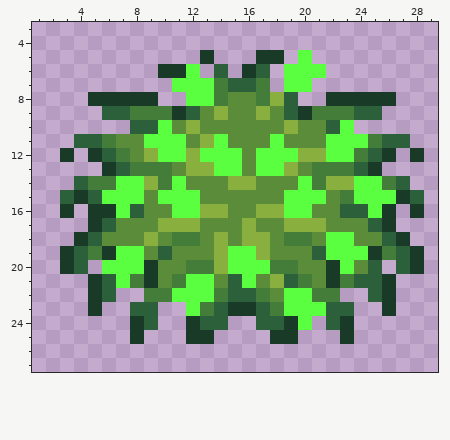
Pixel-art sprite -- The Fallen Guardian/Assets/Art/Environment/Beach/Bush/Beach_GreenBush.png. Above, as it was before the edit.
The file is 32x32 pixels. Shown: x 1..29, y 3..27.
Now the later version:
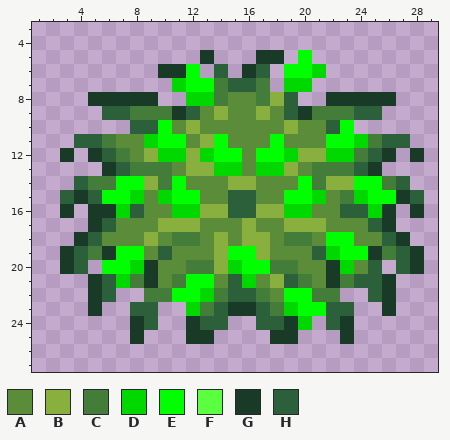
Palette (. is transparent): A #5a8c39  B #89af3e  C #447c3a  D #00d800  E #00ff00  F #5aff40  G #183a27  H #2b603b
Change:
@@ x 1..29 @@
  4 .............................
- 5 ............G...GG.F.........
- 6 .........GGF.H.GH.FFF........
- 7 ..........FFFCHHC.FF.........
- 8 ....GGGGG..FFCAACBH..GGGGG...
+ 5 ............G...GG.E.........
+ 6 .........GGE.H.GH.EED........
+ 7 ..........DEECHHC.DD.........
+ 8 ....GGGGG..DDCAACBH..GGGGG...
  9 .....HHCCCGHABAABAHGCCCHH....
-10 .......HHFABAAAAAABAAHF......
-11 ...HHCAAFFFABFAAAFAAAFFFCHH..
-12 ..G.GHCABFFBFFFAFFFBBFFCHG.G.
-13 .....GHCCCABBFFAFFBACCCHG....
-14 ...HCCFFBCFAAABBAAAFCBBFFCH..
-15 ..HGHFFFAFFFAAAAAAFFFACFFFGH.
-16 ..G.GGFHAAFFBBAABBFFAAHHFG.G.
+10 .......HHEABAAAAAABAAHE......
+11 ...HHCAADEEABEAAAEAAAEEDCHH..
+12 ..G.GHCABDDBDEEAEEDBBDDCHG.G.
+13 .....GHCCCABBDDADDBACCCHG....
+14 ...HCCEEBCEAAABBAAAECBBEECH..
+15 ..HGHEEDADEEAAHHAAEEDACDEEGH.
+16 ..G.GGDHAADDBBHHBBDDAAHHDG.G.
 17 ....GHAAABBBAAABAABBBAAAHG...
-18 ...GHAAABACCABABBACCAFFAAHG..
-19 ..GHCGFFAHAAABFFBAAAHFFFGCHG.
-20 ..GH.FFFGAACCBFFFCCAAGFAH.HG.
-21 ....GHFCGACFFAHFABHCAGCHHG...
-22 ....GH..CCFFFCHHCAFFCC..HG...
-23 ....G..HH..FCHGGHCFFFHH..G...
-24 .......GH..GHH..HHGF.HG......
+18 ...GHAAABACCABABBACCAEEAAHG..
+19 ..GHCGEEAHAAABEEBAAAHDEEGCHG.
+20 ..GH.EEDGAACCBDEECCAAGDAH.HG.
+21 ....GHDCGACEEAHDABHCAGCHHG...
+22 ....GH..CCEEDCHHCAEECC..HG...
+23 ....G..HH..DCHGGHCDEEHH..G...
+24 .......GH..GHH..HHGD.HG......
 25 .......G...GG....GG...G......
Boxes around the changes in both pictures, in picture pixels (x1, y1, x2, y2):
changed: (102, 50, 396, 330)
